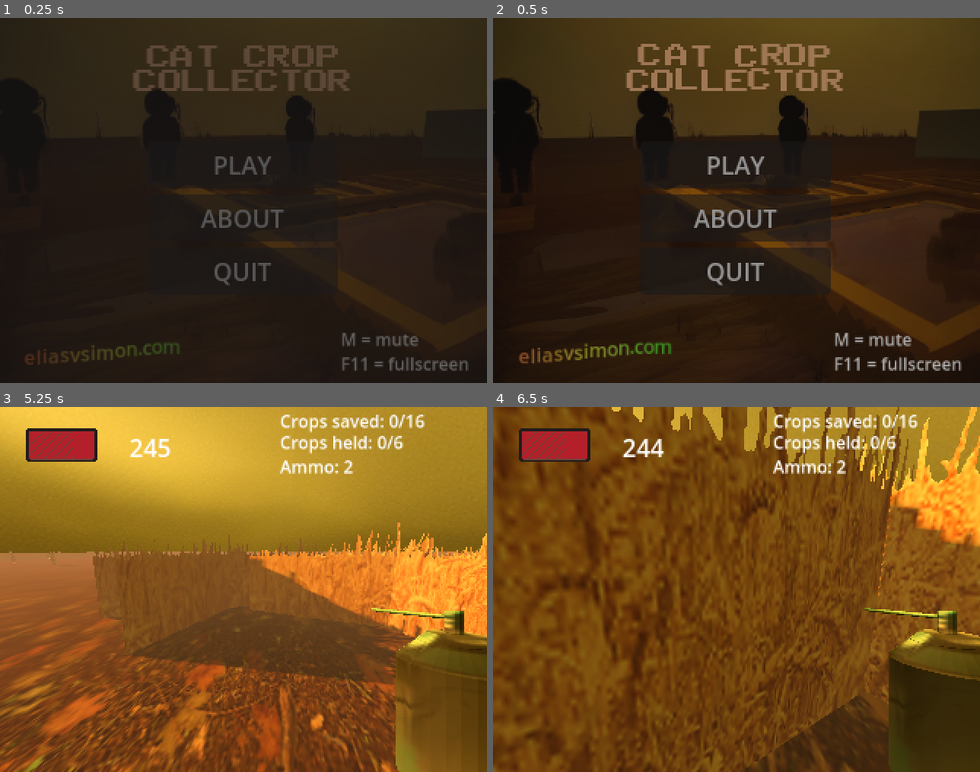
Above: before the commit, frames 1-4 (two rows, left to right).
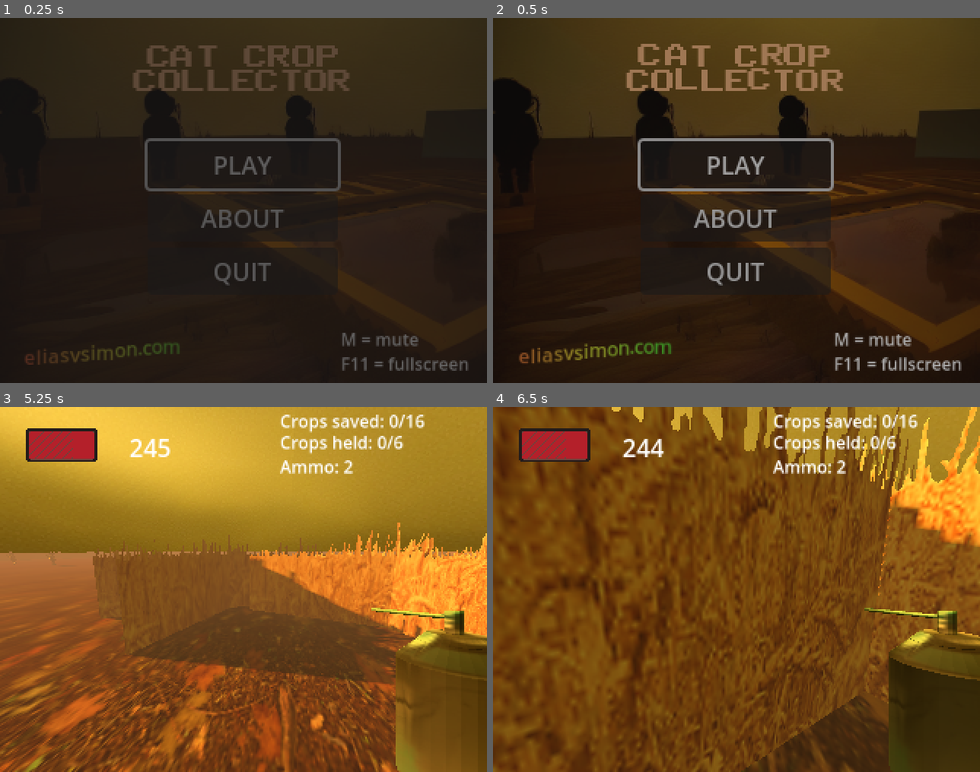
Above: after the commit, the same moments.

Repository: EliasVincent/ld52-game
Game: Godot game, scene res://ui/main_menu.tscn
Two runs of this game, one before a commit and one after it. Both use one fixed random seed, a clock stepped at 60 frames per second and the inputs below.
Inputs (mouse positions are in pixels of both pictures, inside the frame that each line leads up to):
- Up to frame 1 (0.25 s): no input
- Up to frame 2 (0.5 s): no input
- Up to frame 3 (5.25 s): click "PLAY" at 0.5 s; move the mouse to (267, 589) at 1.27 s; hold W (move_up) from 1.28 s (still down); tap E (action) at 1.35, 3.6, 4.25 s; move the mouse to (219, 589) at 2.02 s; click (219, 589) at 2.1 s; move the mouse to (253, 582) at 2.77 s; tap Space (space) at 2.85, 5.1 s; move the mouse to (238, 596) at 3.52 s; move the mouse to (282, 593) at 4.27 s; click (282, 593) at 4.35 s; move the mouse to (204, 585) at 5.02 s
- Up to frame 4 (6.5 s): keep holding W (move_up); move the mouse to (741, 589) at 5.77 s; tap E (action) at 5.85 s

The runs differ from the first frame. In frame 1, 0.8% of the frame differs, in the area x 29-70%, y 32-48%; in frame 2, 0.8%; in frame 3, less than 0.1%; in frame 4, less than 0.1%.
Error in both runs: Invalid call. Nonexistent function 'set_target_location' in base 'NavigationAgent3D'. (res://actors/enemy.gd:87)

Commit message:
post-release: full controller support

Diff:
--- a/player/player.gd
+++ b/player/player.gd
@@ -4,7 +4,7 @@
 @export var SPEED = 5.0
 @export var JUMP_VELOCITY = 4.5
 @export var MOUSE_SENSITIVITY = 0.5
-@export var RIGHT_STICK_SENSITIVITY = 1.0
+@export var RIGHT_STICK_SENSITIVITY = 2.0
 
 @onready var camera = $Camera3D
 @onready var parentNode = get_tree().get_nodes_in_group("LEVEL")[0]
@@ -62,9 +62,9 @@
 		velocity.z = move_toward(velocity.z, 0, SPEED)
 
 	# right analog stick movement
-	#var rsV = Input.get_vector("right_stick_left", "right_stick_right", "right_stick_up", "right_stick_down")
-	#rotation_degrees.y -= RIGHT_STICK_SENSITIVITY * rsV[0]
-	#camera.rotation_degrees.x -= RIGHT_STICK_SENSITIVITY * rsV[1]
+	var rsV = Input.get_vector("look_left", "look_right", "look_up", "look_down")
+	rotation_degrees.y -= RIGHT_STICK_SENSITIVITY * rsV[0]
+	camera.rotation_degrees.x -= RIGHT_STICK_SENSITIVITY * rsV[1]
 
 	move_and_slide()
 
--- a/project.godot
+++ b/project.godot
@@ -30,29 +30,42 @@
 
 [input]
 
+ui_accept={
+"deadzone": 0.5,
+"events": [Object(InputEventKey,"resource_local_to_scene":false,"resource_name":"","device":0,"window_id":0,"alt_pressed":false,"shift_pressed":false,"ctrl_pressed":false,"meta_pressed":false,"pressed":false,"keycode":4194309,"physical_keycode":0,"unicode":4194309,"echo":false,"script":null)
+, Object(InputEventKey,"resource_local_to_scene":false,"resource_name":"","device":0,"window_id":0,"alt_pressed":false,"shift_pressed":false,"ctrl_pressed":false,"meta_pressed":false,"pressed":false,"keycode":4194310,"physical_keycode":0,"unicode":4194310,"echo":false,"script":null)
+, Object(InputEventKey,"resource_local_to_scene":false,"resource_name":"","device":0,"window_id":0,"alt_pressed":false,"shift_pressed":false,"ctrl_pressed":false,"meta_pressed":false,"pressed":false,"keycode":32,"physical_keycode":0,"unicode":32,"echo":false,"script":null)
+, Object(InputEventJoypadButton,"resource_local_to_scene":false,"resource_name":"","device":-1,"button_index":0,"pressure":0.0,"pressed":false,"script":null)
+]
+}
 move_left={
 "deadzone": 0.5,
 "events": [Object(InputEventKey,"resource_local_to_scene":false,"resource_name":"","device":0,"window_id":0,"alt_pressed":false,"shift_pressed":false,"ctrl_pressed":false,"meta_pressed":false,"pressed":false,"keycode":0,"physical_keycode":65,"unicode":0,"echo":false,"script":null)
+, Object(InputEventJoypadMotion,"resource_local_to_scene":false,"resource_name":"","device":-1,"axis":0,"axis_value":-1.0,"script":null)
 ]
 }
 move_right={
 "deadzone": 0.5,
 "events": [Object(InputEventKey,"resource_local_to_scene":false,"resource_name":"","device":0,"window_id":0,"alt_pressed":false,"shift_pressed":false,"ctrl_pressed":false,"meta_pressed":false,"pressed":false,"keycode":0,"physical_keycode":68,"unicode":0,"echo":false,"script":null)
+, Object(InputEventJoypadMotion,"resource_local_to_scene":false,"resource_name":"","device":-1,"axis":0,"axis_value":1.0,"script":null)
 ]
 }
 move_up={
 "deadzone": 0.5,
 "events": [Object(InputEventKey,"resource_local_to_scene":false,"resource_name":"","device":0,"window_id":0,"alt_pressed":false,"shift_pressed":false,"ctrl_pressed":false,"meta_pressed":false,"pressed":false,"keycode":0,"physical_keycode":87,"unicode":0,"echo":false,"script":null)
+, Object(InputEventJoypadMotion,"resource_local_to_scene":false,"resource_name":"","device":-1,"axis":1,"axis_value":-1.0,"script":null)
 ]
 }
 move_down={
 "deadzone": 0.5,
 "events": [Object(InputEventKey,"resource_local_to_scene":false,"resource_name":"","device":0,"window_id":0,"alt_pressed":false,"shift_pressed":false,"ctrl_pressed":false,"meta_pressed":false,"pressed":false,"keycode":0,"physical_keycode":83,"unicode":0,"echo":false,"script":null)
+, Object(InputEventJoypadMotion,"resource_local_to_scene":false,"resource_name":"","device":-1,"axis":1,"axis_value":1.0,"script":null)
 ]
 }
 space={
 "deadzone": 0.5,
 "events": [Object(InputEventKey,"resource_local_to_scene":false,"resource_name":"","device":0,"window_id":0,"alt_pressed":false,"shift_pressed":false,"ctrl_pressed":false,"meta_pressed":false,"pressed":false,"keycode":0,"physical_keycode":32,"unicode":0,"echo":false,"script":null)
+, Object(InputEventJoypadButton,"resource_local_to_scene":false,"resource_name":"","device":-1,"button_index":0,"pressure":0.0,"pressed":false,"script":null)
 ]
 }
 fullscreen={
@@ -73,11 +86,34 @@
 action={
 "deadzone": 0.5,
 "events": [Object(InputEventKey,"resource_local_to_scene":false,"resource_name":"","device":0,"window_id":0,"alt_pressed":false,"shift_pressed":false,"ctrl_pressed":false,"meta_pressed":false,"pressed":false,"keycode":0,"physical_keycode":69,"unicode":0,"echo":false,"script":null)
+, Object(InputEventJoypadButton,"resource_local_to_scene":false,"resource_name":"","device":-1,"button_index":2,"pressure":0.0,"pressed":false,"script":null)
 ]
 }
 shoot={
 "deadzone": 0.5,
 "events": [Object(InputEventMouseButton,"resource_local_to_scene":false,"resource_name":"","device":-1,"window_id":0,"a …(236 unchanged characters)…
+, Object(InputEventJoypadButton,"resource_local_to_scene":false,"resource_name":"","device":-1,"button_index":10,"pressure":0.0,"pressed":false,"script":null)
+, Object(InputEventJoypadMotion,"resource_local_to_scene":false,"resource_name":"","device":-1,"axis":4,"axis_value":1.0,"script":null)
+]
+}
+look_up={
+"deadzone": 0.5,
+"events": [Object(InputEventJoypadMotion,"resource_local_to_scene":false,"resource_name":"","device":-1,"axis":3,"axis_value":-1.0,"script":null)
+]
+}
+look_down={
+"deadzone": 0.5,
+"events": [Object(InputEventJoypadMotion,"resource_local_to_scene":false,"resource_name":"","device":-1,"axis":3,"axis_value":1.0,"script":null)
+]
+}
+look_left={
+"deadzone": 0.5,
+"events": [Object(InputEventJoypadMotion,"resource_local_to_scene":false,"resource_name":"","device":-1,"axis":2,"axis_value":-1.0,"script":null)
+]
+}
+look_right={
+"deadzone": 0.5,
+"events": [Object(InputEventJoypadMotion,"resource_local_to_scene":false,"resource_name":"","device":-1,"axis":2,"axis_value":1.0,"script":null)
 ]
 }
 
--- a/ui/game_over.gd
+++ b/ui/game_over.gd
@@ -1,9 +1,11 @@
 extends Control
 
+@onready var play = $VBoxContainer/Play
 
 # Called when the node enters the scene tree for the first time.
 func _ready():
 	Input.set_mouse_mode(Input.MOUSE_MODE_VISIBLE)
+	play.grab_focus()
 
 
 # Called every frame. 'delta' is the elapsed time since the previous frame.
--- a/ui/main_menu.gd
+++ b/ui/main_menu.gd
@@ -1,8 +1,11 @@
 extends Control
 @onready var accept_dialog = $AcceptDialog
+@onready var play = $VBoxContainer/Play
+
 
 func _ready():
 	Input.set_mouse_mode(Input.MOUSE_MODE_VISIBLE)
+	play.grab_focus()
 
 func _process(delta):
 	pass
--- a/ui/win_screen.gd
+++ b/ui/win_screen.gd
@@ -1,9 +1,11 @@
 extends Control
 
+@onready var play = $VBoxContainer/Play
 
 # Called when the node enters the scene tree for the first time.
 func _ready():
 	Input.set_mouse_mode(Input.MOUSE_MODE_VISIBLE)
+	play.grab_focus()
 
 
 # Called every frame. 'delta' is the elapsed time since the previous frame.
